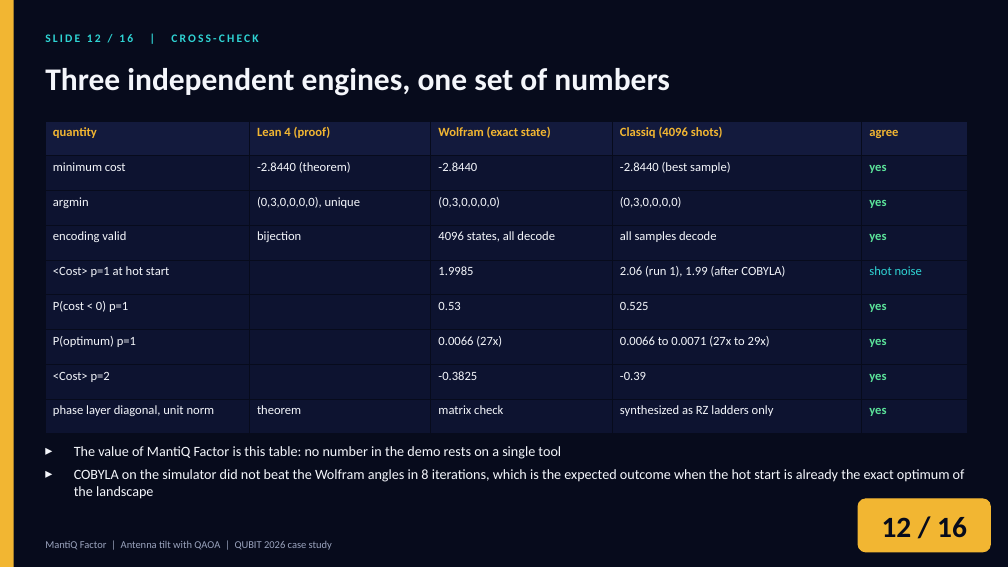
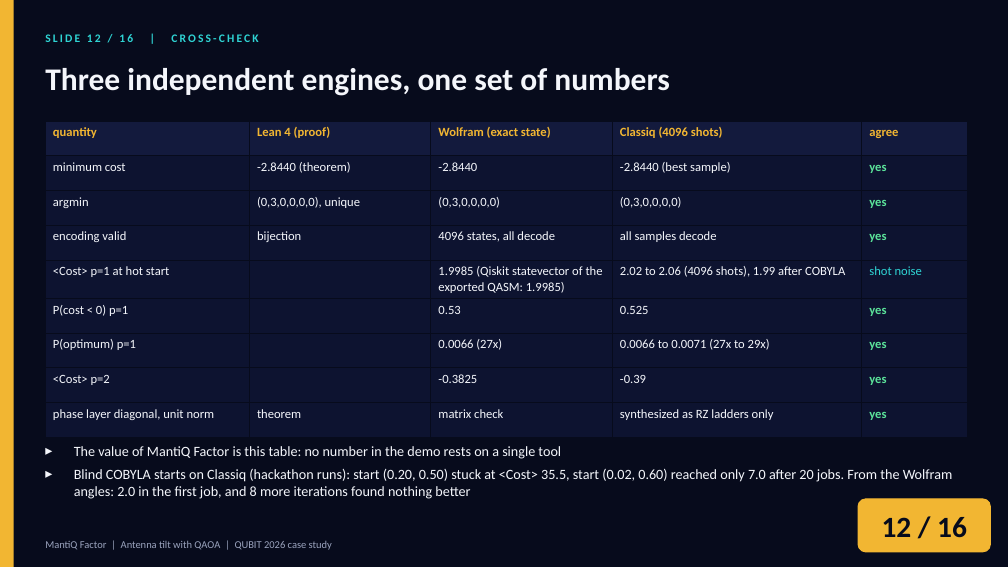
Before and after one commit to zuwasi/mantiq-factor-antenna-tilt, a slide deck: slide 12 of presentation/MantiQ_Factor_Antenna_Tilt.pptx. Drawn at 1008x567 pixels with LibreOffice and Linux fonts; fonts in the diff are those of the drawing. Boxes give left, top, right and bottom in pixels: in the first picture for what was removed or moved away, otherwise in the second. Text is boxed around its words. In the diff, an @@ line names an element or a change of style, - is before the commit and + after.

Commit message:
Deck: fold in hackathon evidence (blind-start COBYLA runs, Qiskit re-simulation, 1000-qubit numbers, refinement-depth benchmark)
Amp-Thread-ID: https://ampcode.com/threads/T-01a0805d-dcde-7427-ab00-0cf6a7ee8b26

```diff
--- a/presentation/MantiQ_Factor_Antenna_Tilt.pptx
+++ b/presentation/MantiQ_Factor_Antenna_Tilt.pptx
@@ table at (45,121,968,424) @@
-row 5, column 3: 1.9985
+row 5, column 3: 1.9985 (Qiskit statevector of the exported QASM: 1.9985)
-row 5, column 4: 2.06 (run 1), 1.99 (after COBYLA)
+row 5, column 4: 2.02 to 2.06 (4096 shots), 1.99 after COBYLA
@@ text at (74,469,953,499): text changed @@
-▸ COBYLA on the simulator did not beat the Wolfram angles in 8 iterations, which is the expected outcome when the hot start is already the exact optimum of the landscape
+▸ Blind COBYLA starts on Classiq (hackathon runs): start (0.20, 0.50) stuck at <Cost> 35.5, start (0.02, 0.60) reached only 7.0 after 20 jobs. From the Wolfram angles: 2.0 in the first job, and 8 more iterations found nothing better
```
Also in this commit, not shown: 2 other slides changed, 2 other files.
